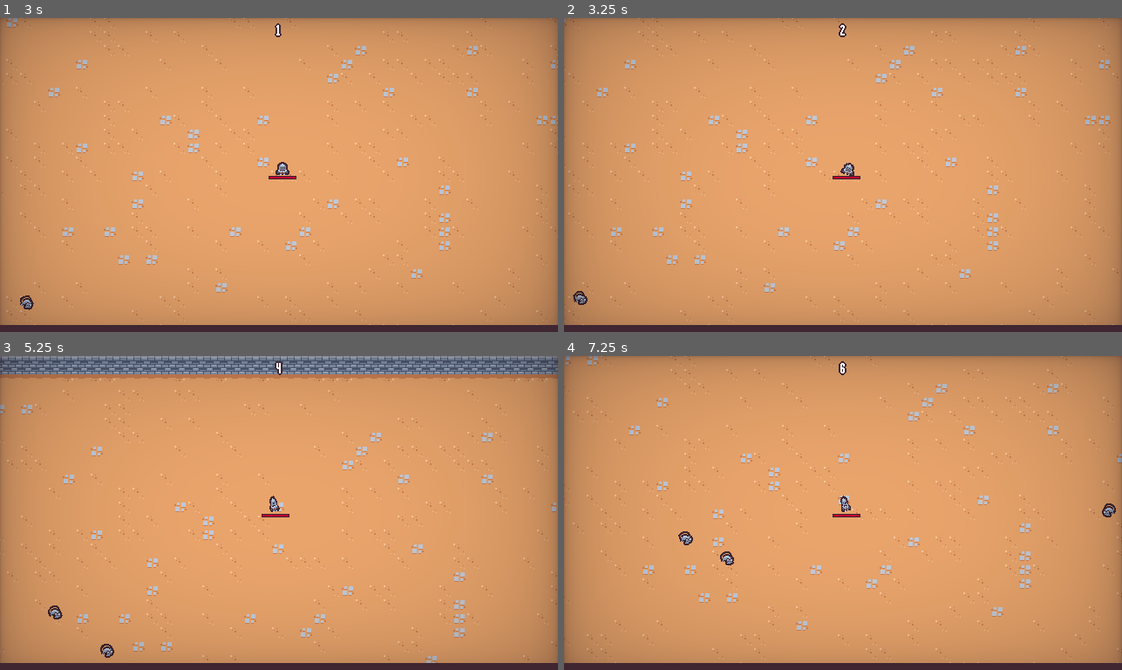
Above: before the commit, frames 1-4 (two rows, left to right).
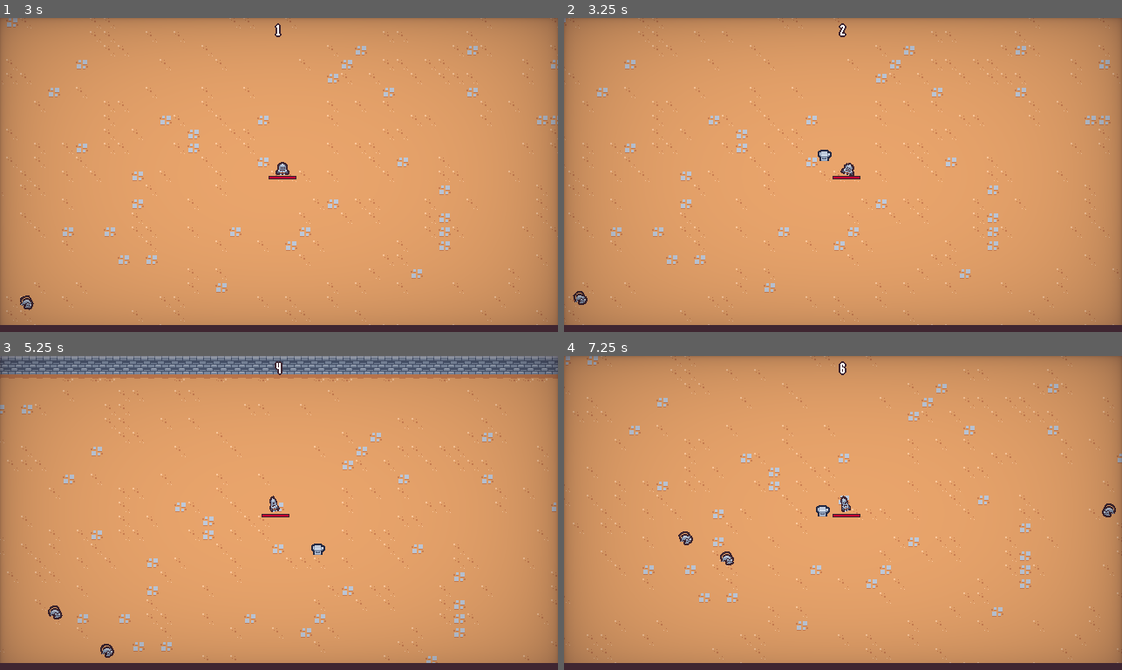
Above: after the commit, the same moments.

Repository: SugarF0x/2D-survivor-course
Game: Godot game, scene res://scenes/ui/main_menu.tscn
Same seed, same stepped clock (60 frames per second), same inputs: the game is played once before the commit and once after it. Sound files missing from this copy of the repository are replaced by a short silence.
Inputs (mouse positions are in pixels of both pictures, inside the frame that each line leads up to):
- Up to frame 1 (3 s): click "Play" at 0.5 s; move the mouse to (401, 159) at 1.27 s; press the mouse at (401, 159) at 1.28 s; hold D (move_right) 1.28-2.03 s; move the mouse to (167, 190) at 2.02 s; release the mouse at (167, 190) at 2.03 s; hold S (move_down) 2.03-2.78 s; click (167, 190) at 2.1 s; move the mouse to (334, 105) at 2.77 s; press the mouse at (334, 105) at 2.78 s; hold D (move_right) from 2.78 s (still down)
- Up to frame 2 (3.25 s): keep holding D (move_right)
- Up to frame 3 (5.25 s): move the mouse to (251, 575) at 3.52 s; release D (move_right) at 3.53 s; release the mouse at (251, 575) at 3.53 s; hold W (move_up) 3.53-4.28 s; click (251, 575) at 3.6 s; move the mouse to (446, 560) at 4.27 s; press the mouse at (446, 560) at 4.28 s; hold A (move_left) from 4.28 s (still down); move the mouse to (111, 465) at 5.02 s; release the mouse at (111, 465) at 5.03 s; click (111, 465) at 5.1 s
- Up to frame 4 (7.25 s): move the mouse to (870, 513) at 5.77 s; release A (move_left) at 5.78 s; press the mouse at (870, 513) at 5.78 s; hold S (move_down) 5.78-6.53 s; move the mouse to (759, 434) at 6.52 s; release the mouse at (759, 434) at 6.53 s; hold D (move_right) from 6.53 s (still down); click (759, 434) at 6.6 s

Frame 1 is identical in both runs. In frame 2, less than 0.1% of the frame differs, in the area x 45-48%, y 41-46%; in frame 3, less than 0.1%; in frame 4, less than 0.1%.

Commit message:
add anvil ability

Diff:
--- /dev/null
+++ b/scenes/ability/anvil_ability/anvil_ability.gd
@@ -0,0 +1,3 @@
+extends Node2D
+
+@onready var hitbox_component = $HitboxComponent
--- /dev/null
+++ b/scenes/ability/anvil_ability/anvil_ability.tscn
@@ -0,0 +1,128 @@
+[gd_scene load_steps=8 format=3 uid="uid://dk1tidf5ikl3u"]
+
+[ext_resource type="Script" path="res://scenes/ability/anvil_ability/anvil_ability.gd" id="1_8luei"]
+[ext_resource type="Texture2D" uid="uid://lb87kxcfhevo" path="res://scenes/ability/anvil_ability/anvil.png" id="2_is7xj"]
+[ext_resource type="PackedScene" uid="uid://dg18b4ugsq274" path="res://scenes/component/hitbox_component.tscn" id="3_obd1j"]
+
+[sub_resource type="Animation" id="Animation_qbnuf"]
+resource_name = "default"
+length = 0.5
+step = 0.05
+tracks/0/type = "value"
+tracks/0/imported = false
+tracks/0/enabled = true
+tracks/0/path = NodePath("Sprite2D:position")
+tracks/0/interp = 1
+tracks/0/loop_wrap = true
+tracks/0/keys = {
+"times": PackedFloat32Array(0, 0.2, 0.25, 0.35),
+"transitions": PackedFloat32Array(2.14354, 1, 2, 1),
+"update": 0,
+"values": [Vector2(2.08165e-12, -96), Vector2(0, 0), Vector2(2.08165e-12, -6), Vector2(0, 0)]
+}
+tracks/1/type = "value"
+tracks/1/imported = false
+tracks/1/enabled = true
+tracks/1/path = NodePath("HitboxComponent/CollisionShape2D:disabled")
+tracks/1/interp = 1
+tracks/1/loop_wrap = true
+tracks/1/keys = {
+"times": PackedFloat32Array(0, 0.2, 0.3),
+"transitions": PackedFloat32Array(1, 1, 1),
+"update": 1,
+"values": [true, false, true]
+}
+tracks/2/type = "value"
+tracks/2/imported = false
+tracks/2/enabled = true
+tracks/2/path = NodePath("Sprite2D:scale")
+tracks/2/interp = 1
+tracks/2/loop_wrap = true
+tracks/2/keys = {
+"times": PackedFloat32Array(0, 0.1, 0.4, 0.5),
+"transitions": PackedFloat32Array(1, 1, 1, 1),
+"update": 0,
+"values": [Vector2(2.08165e-12, 2.08165e-12), Vector2(1, 1), Vector2(1, 1), Vector2(2.08165e-12, 2.08165e-12)]
+}
+tracks/3/type = "method"
+tracks/3/imported = false
+tracks/3/enabled = true
+tracks/3/path = NodePath(".")
+tracks/3/interp = 1
+tracks/3/loop_wrap = true
+tracks/3/keys = {
+"times": PackedFloat32Array(0.5),
+"transitions": PackedFloat32Array(1),
+"values": [{
+"args": [],
+"method": &"queue_free"
+}]
+}
+
+[sub_resource type="Animation" id="Animation_iof7p"]
+length = 0.001
+tracks/0/type = "value"
+tracks/0/imported = false
+tracks/0/enabled = true
+tracks/0/path = NodePath("Sprite2D:position")
+tracks/0/interp = 1
+tracks/0/loop_wrap = true
+tracks/0/keys = {
+"times": PackedFloat32Array(0),
+"transitions": PackedFloat32Array(1),
+"update": 0,
+"values": [Vector2(0, 0)]
+}
+tracks/1/type = "value"
+tracks/1/imported = false
+tracks/1/enabled = true
+tracks/1/path = NodePath("HitboxComponent/CollisionShape2D:disabled")
+tracks/1/interp = 1
+tracks/1/loop_wrap = true
+tracks/1/keys = {
+"times": PackedFloat32Array(0),
+"transitions": PackedFloat32Array(1),
+"update": 1,
+"values": [true]
+}
+tracks/2/type = "value"
+tracks/2/imported = false
+tracks/2/enabled = true
+tracks/2/path = NodePath("Sprite2D:scale")
+tracks/2/interp = 1
+tracks/2/loop_wrap = true
+tracks/2/keys = {
+"times": PackedFloat32Array(0),
+"transitions": PackedFloat32Array(1),
+"update": 0,
+"values": [Vector2(1, 1)]
+}
+
+[sub_resource type="AnimationLibrary" id="AnimationLibrary_bx0ru"]
+_data = {
+"RESET": SubResource("Animation_iof7p"),
+"default": SubResource("Animation_qbnuf")
+}
+
+[sub_resource type="CircleShape2D" id="CircleShape2D_5od5t"]
+radius = 32.0
+
+[node name="AnvilAbility" type="Node2D"]
+script = ExtResource("1_8luei")
+
+[node name="AnimationPlayer" type="AnimationPlayer" parent="."]
+autoplay = "default"
+libraries = {
+"": SubResource("AnimationLibrary_bx0ru")
+}
+
+[node name="Sprite2D" type="Sprite2D" parent="."]
+texture = ExtResource("2_is7xj")
+offset = Vector2(2.08165e-12, -7)
+
+[node name="HitboxComponent" parent="." instance=ExtResource("3_obd1j")]
+
+[node name="CollisionShape2D" type="CollisionShape2D" parent="HitboxComponent"]
+position = Vector2(2.08165e-12, -6)
+shape = SubResource("CircleShape2D_5od5t")
+disabled = true
--- /dev/null
+++ b/scenes/ability/anvil_ability_controller/anvil_ability_controller.gd
@@ -0,0 +1,29 @@
+extends Node
+
+const BASE_RANGE = 100
+const BASE_DAMAGE = 15
+
+@export var anvil_ability_scene: PackedScene
+@onready var timer = $Timer
+
+
+func _ready():
+	timer.timeout.connect(on_timer_timeout)
+
+
+func on_timer_timeout():
+	var player = get_tree().get_first_node_in_group("player") as Node2D
+	if player == null: return
+	var anchor = player.global_position
+
+	var direction = Vector2.RIGHT.rotated(randf_range(0, TAU))
+	var spawn_position = anchor + direction * randf_range(0, BASE_RANGE)
+
+	var query_parameters = PhysicsRayQueryParameters2D.create(anchor, spawn_position, 1 << 0)
+	var result = get_tree().root.world_2d.direct_space_state.intersect_ray(query_parameters)
+	if not result.is_empty(): spawn_position = result["position"]
+
+	var anvil_ability = anvil_ability_scene.instantiate()
+	get_tree().get_first_node_in_group("foreground_layer").add_child(anvil_ability)
+	anvil_ability.global_position = spawn_position
+	anvil_ability.hitbox_component.damage = BASE_DAMAGE
--- /dev/null
+++ b/scenes/ability/anvil_ability_controller/anvil_ability_controller.tscn
@@ -0,0 +1,12 @@
+[gd_scene load_steps=3 format=3 uid="uid://x0oi8ackcyqm"]
+
+[ext_resource type="Script" path="res://scenes/ability/anvil_ability_controller/anvil_ability_controller.gd" id="1_lbovl"]
+[ext_resource type="PackedScene" uid="uid://dk1tidf5ikl3u" path="res://scenes/ability/anvil_ability/anvil_ability.tscn" id="2_8ro04"]
+
+[node name="AnvilAbilityController" type="Node"]
+script = ExtResource("1_lbovl")
+anvil_ability_scene = ExtResource("2_8ro04")
+
+[node name="Timer" type="Timer" parent="."]
+wait_time = 2.0
+autostart = true
--- a/scenes/game_object/player/player.tscn
+++ b/scenes/game_object/player/player.tscn
@@ -11,6 +11,7 @@
 [ext_resource type="AudioStream" uid="uid://b2snnxbtrpk44" path="res://assets/audio/impactMining_002.ogg" id="5_a4pvu"]
 [ext_resource type="AudioStream" uid="uid://cjvlbjwhc37lu" path="res://assets/audio/impactMining_003.ogg" id="6_twmci"]
 [ext_resource type="AudioStream" uid="uid://ca16loc10nwgm" path="res://assets/audio/impactMining_004.ogg" id="7_i28o0"]
+[ext_resource type="PackedScene" uid="uid://x0oi8ackcyqm" path="res://scenes/ability/anvil_ability_controller/anvil_ability_controller.tscn" id="11_08gty"]
 
 [sub_resource type="Animation" id="Animation_by5lf"]
 length = 0.001
@@ -141,6 +142,8 @@
 
 [node name="SwordAbilityController" parent="Abilities" instance=ExtResource("2_flk71")]
 
+[node name="AnvilAbilityController" parent="Abilities" instance=ExtResource("11_08gty")]
+
 [node name="DamageIntervalTimer" type="Timer" parent="."]
 unique_name_in_owner = true
 wait_time = 0.5
Binary file added: scenes/ability/anvil_ability/anvil.png
Not shown, added: scenes/ability/anvil_ability/anvil.png.import
Not shown: 1 places in scenes/game_object/player/player.tscn that only renumber resources
